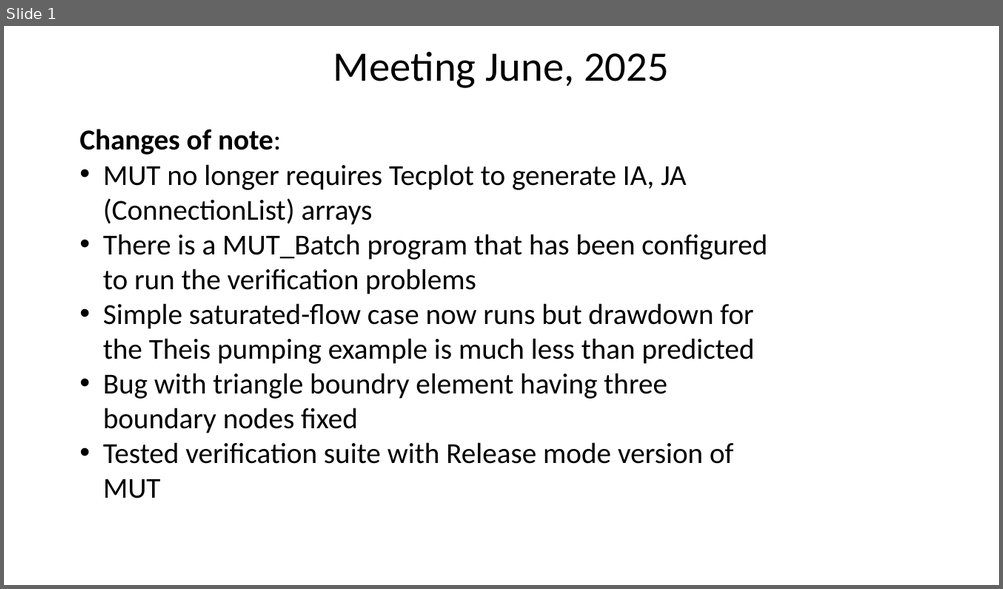
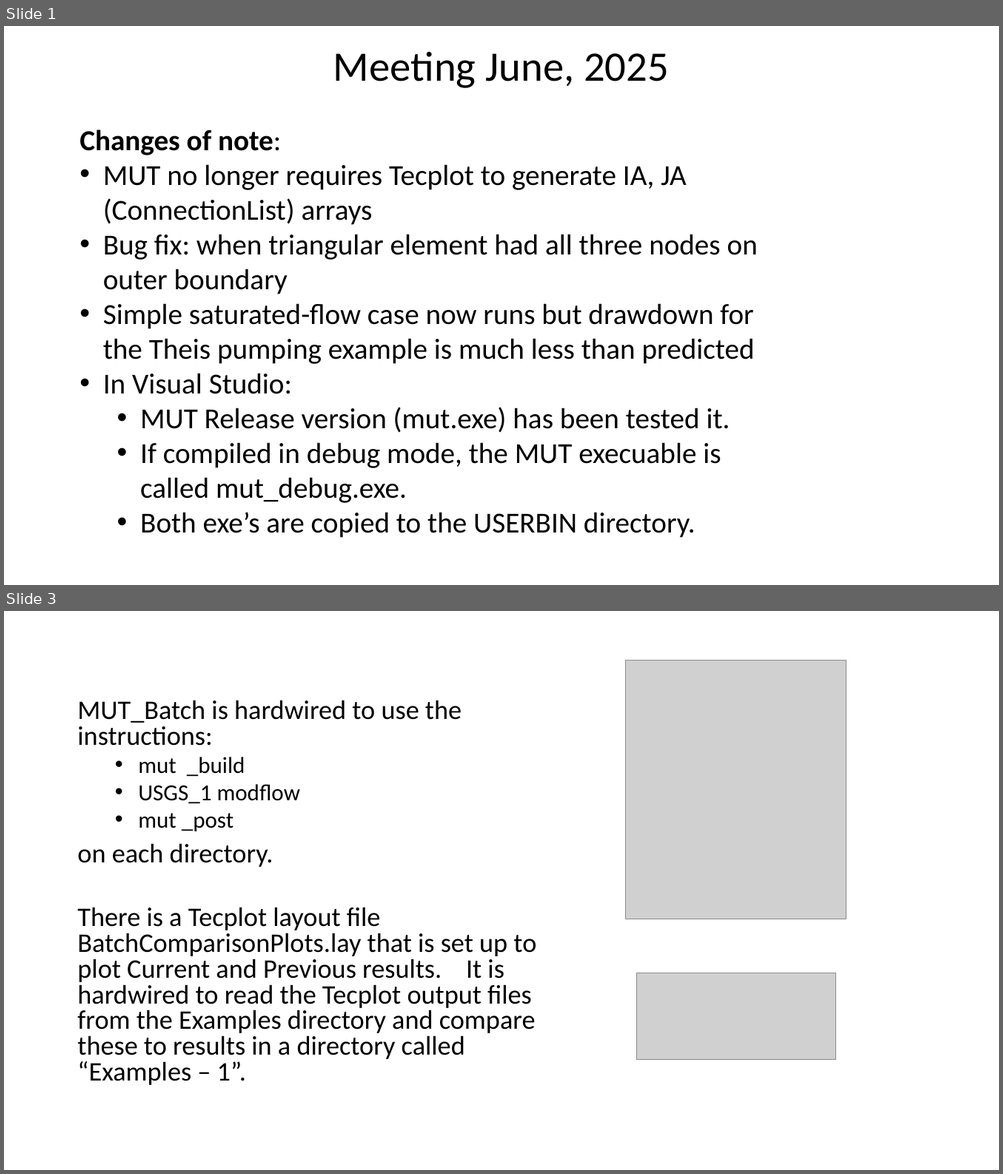
Before and after one commit to Grdbldr/MUT_Source, a slide deck: Docs/Slides/Meeting June 25.pptx. Shown one above the other, each under a label of ours: slide 1 before the commit, slides 1 and 3 after it; the slides between them are not shown. The pictures are 1003x589 and 1003x1174 pixels, drawn with LibreOffice and Linux fonts; fonts in the diff are those of the drawing; grey boxes stand for pictures. Boxes give left, top, right and bottom in pixels: in the first picture for what was removed or moved away, otherwise in the second. Text is boxed around its words. In the diff, an @@ line names an element or a change of style, - is before the commit and + after.

```diff
--- a/Docs/Slides/Meeting June 25.pptx
+++ b/Docs/Slides/Meeting June 25.pptx
@@ slide 3 added at (4,611,999,1170), background #FFFFFF @@
@@ picture added at (626,661,846,919) @@
@@ text added at (77,700,536,1085), 25.9 pt, text #000000 @@
+MUT_Batch is hardwired to use the instructions:
+  • mut _build
+  • USGS_1 modflow
+  • mut _post
+on each directory.
+There is a Tecplot layout file BatchComparisonPlots.lay that is set up to plot Current and Previous results. It is hardwired to read the Tecplot output files from the Examples directory and compare these to results in a directory called “Examples – 1”.
@@ picture added at (637,974,836,1060) @@
@@ slide 1 changed as well @@
@@ text at (103,234,757,295): text changed @@
-• There is a MUT_Batch program that has been configured to run the verification problems
+• Bug fix: when triangular element had all three nodes on outer boundary
@@ text at (103,373,730,538): text changed @@
-• Bug with triangle boundry element having three boundary nodes fixed
-• Tested verification suite with Release mode version of MUT
+• In Visual Studio:
+  • MUT Release version (mut.exe) has been tested it.
+  • If compiled in debug mode, the MUT execuable is called mut_debug.exe.
+  • Both exe’s are copied to the USERBIN directory.
```
Also in this commit, not shown: 1 other slide changed, 1 other slide added.
